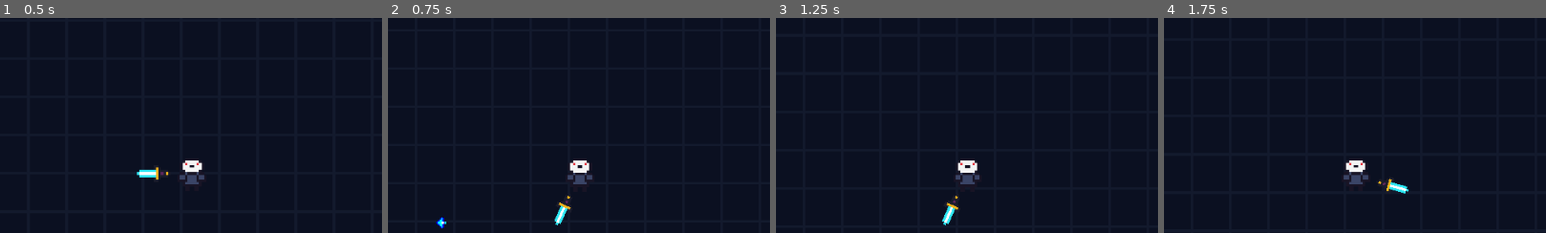
Above: before the commit, frames 1-4 (left to right).
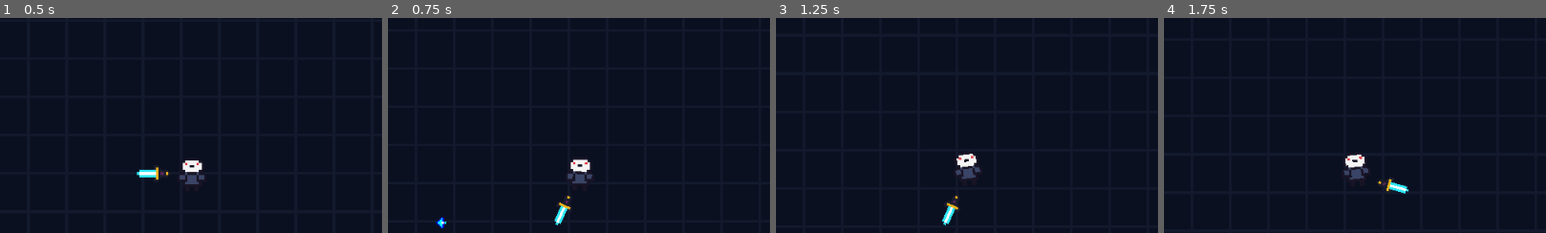
Above: after the commit, the same moments.

Repository: hanssantos02/the-under-forge
Game: Godot game, scene res://scenes/main.tscn
Two runs of this game, one before a commit and one after it. Both use one fixed random seed, a clock stepped at 60 frames per second and the inputs below.
Inputs (mouse positions are % of the whole screen's width and height, from its top left):
- Up to frame 1 (0.5 s): no input
- Up to frame 2 (0.75 s): tap Enter (ui_accept) at 0.5 s; move the mouse to (45, 70) at 0.52 s; hold W (move_up) from 0.53 s (still down)
- Up to frame 3 (1.25 s): keep holding W (move_up); tap Enter (ui_accept) at 0.77 s
- Up to frame 4 (1.75 s): keep holding W (move_up); move the mouse to (80, 65) at 1.27 s; tap Enter (ui_accept) at 1.52 s
The pictures show only the part of the screen within x 25-75%, y 14-64%; the shares and areas given below are measured in that part.

Frame 1 is identical in both runs. In frame 2, 0.2% of the frame differs, in the area x 47-54%, y 65-78%; in frame 3, 0.6%, in the area x 47-54%, y 63-78%; in frame 4, 0.6%.

Commit message:
Apply Player and Enemy animation
feat: create reusable movement animator component for procedural bounce

Diff:
--- a/resources/base_weapon.tres
+++ b/resources/base_weapon.tres
@@ -4,4 +4,5 @@
 
 [resource]
 script = ExtResource("1_v0odp")
+damage = 5.0
 metadata/_custom_type_script = "uid://baaqogbt1qbrw"
--- a/scenes/enemy.tscn
+++ b/scenes/enemy.tscn
@@ -5,6 +5,7 @@
 [ext_resource type="PackedScene" uid="uid://brye3pkbkraip" path="res://scenes/death_explosion.tscn" id="2_c4w8v"]
 [ext_resource type="PackedScene" uid="uid://bi18c06iqljql" path="res://scenes/health_component.tscn" id="3_4ra3w"]
 [ext_resource type="PackedScene" uid="uid://c62w87grwbrgy" path="res://scenes/hitbox_component.tscn" id="4_5uy6h"]
+[ext_resource type="PackedScene" uid="uid://cfvyubwjo2md2" path="res://scenes/movement_animator.tscn" id="6_xwavj"]
 
 [sub_resource type="RectangleShape2D" id="RectangleShape2D_6baej"]
 size = Vector2(10, 8)
@@ -41,5 +42,9 @@
 position = Vector2(0, -3)
 shape = SubResource("RectangleShape2D_uu65c")
 
+[node name="MovementAnimator" parent="." unique_id=853006593 node_paths=PackedStringArray("sprite", "character") instance=ExtResource("6_xwavj")]
+sprite = NodePath("../Sprite2D")
+character = NodePath("..")
+
 [connection signal="damaged" from="HealthComponent" to="." method="_on_damaged"]
 [connection signal="died" from="HealthComponent" to="." method="_on_health_component_died"]
--- /dev/null
+++ b/scenes/movement_animator.tscn
@@ -0,0 +1,6 @@
+[gd_scene format=3 uid="uid://cfvyubwjo2md2"]
+
+[ext_resource type="Script" uid="uid://b8hlkl4y8rwpj" path="res://scripts/movement_animator.gd" id="1_h20gj"]
+
+[node name="MovementAnimator" type="Node" unique_id=853006593]
+script = ExtResource("1_h20gj")
--- a/scenes/player.tscn
+++ b/scenes/player.tscn
@@ -9,6 +9,7 @@
 [ext_resource type="Texture2D" uid="uid://bis8auo2hkqwq" path="res://sprites/weapon.png" id="5_qlg0r"]
 [ext_resource type="PackedScene" uid="uid://co5ocd4hvs1d4" path="res://scenes/projectile.tscn" id="5_tuyoq"]
 [ext_resource type="Resource" uid="uid://befod76iap02p" path="res://resources/base_weapon.tres" id="6_fjrip"]
+[ext_resource type="PackedScene" uid="uid://cfvyubwjo2md2" path="res://scenes/movement_animator.tscn" id="10_y4r1p"]
 
 [sub_resource type="RectangleShape2D" id="RectangleShape2D_6baej"]
 size = Vector2(12, 8)
@@ -47,5 +48,9 @@
 wait_time = 0.5
 autostart = true
 
+[node name="MovementAnimator" parent="." unique_id=853006593 node_paths=PackedStringArray("sprite", "character") instance=ExtResource("10_y4r1p")]
+sprite = NodePath("../Sprite2D")
+character = NodePath("..")
+
 [connection signal="died" from="HealthComponent" to="." method="_on_health_component_died"]
 [connection signal="timeout" from="WeaponPivot/WeaponTimer" to="WeaponPivot" method="_on_timer_timeout"]
--- /dev/null
+++ b/scripts/movement_animator.gd
@@ -0,0 +1,19 @@
+extends Node
+
+@export var sprite: Sprite2D
+@export var character: CharacterBody2D
+var time_passed: float = 0.0
+var wobble_speed: float = 15.0
+var wobble_angle: float = 0.15
+var hop_height: float = 3.0
+
+func _process(delta: float) -> void:
+	if character.velocity.length() > 0:
+		time_passed += delta
+		var wave = sin(time_passed * wobble_speed)
+		sprite.rotation = wave * wobble_angle
+		sprite.position.y = abs(wave) * -hop_height
+	else:
+		time_passed = 0.0
+		sprite.rotation = lerpf(sprite.rotation, 0.0, 1.0)
+		sprite.position.y = lerpf(sprite.position.y, 0.0, 1.0)
Not shown, added: scripts/movement_animator.gd.uid
